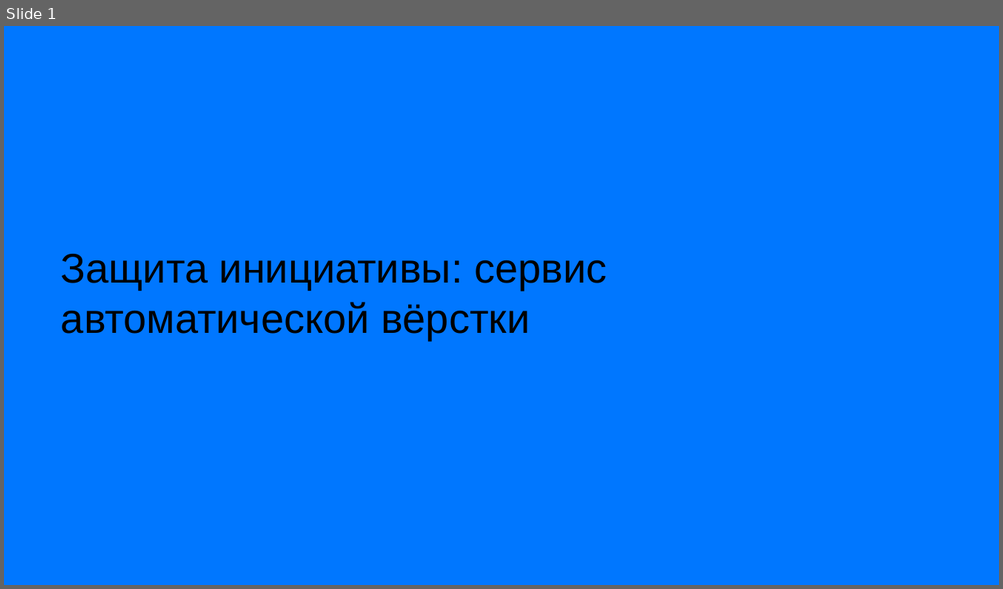
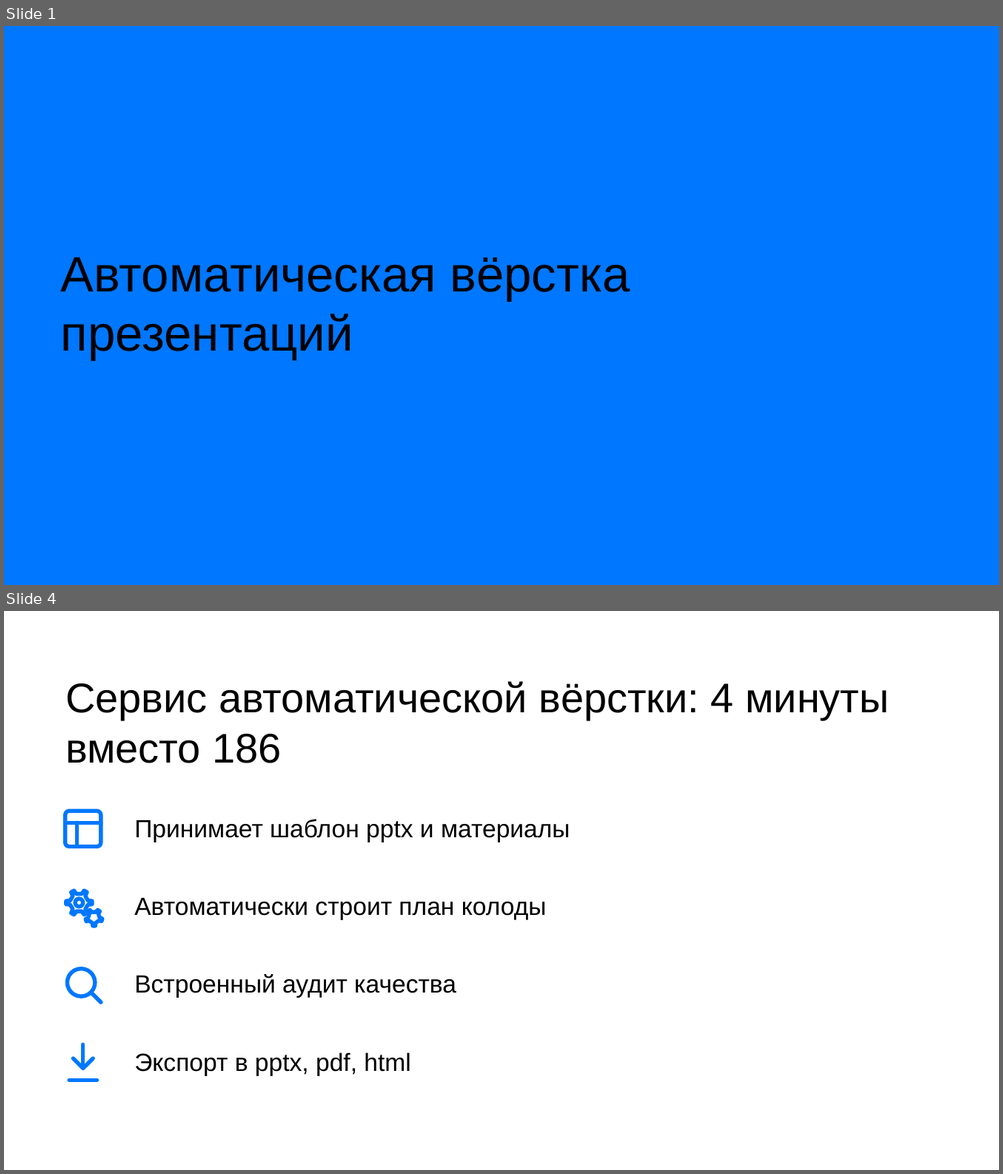
Before and after one commit to DiFoxenGit/-VKTechHackathon, a slide deck: samples/Шаблон_презентации_VK_Education__classic.pptx. Shown one above the other, each under a label of ours: slide 1 before the commit, slides 1 and 4 after it; the slides between them are not shown. The pictures are 1003x589 and 1003x1174 pixels, drawn with LibreOffice and Linux fonts; fonts in the diff are those of the drawing; background and template pictures are left out. Boxes give left, top, right and bottom in pixels: in the first picture for what was removed or moved away, otherwise in the second. Text is boxed around its words. In the diff, an @@ line names an element or a change of style, - is before the commit and + after.

```diff
--- a/samples/Шаблон_презентации_VK_Education__classic.pptx
+++ b/samples/Шаблон_презентации_VK_Education__classic.pptx
@@ slide 4 added at box(4, 611, 999, 1170), background #FFFFFF @@
@@ text added at box(65, 681, 888, 763), 40 pt, text #000000 @@
+Сервис автоматической вёрстки: 4 минуты вместо 186
@@ rounded rectangle added at box(65, 811, 101, 847), outline #0077FF 3.82 pt @@
@@ freeform shape added at box(65, 823, 101, 823), outline #0077FF 3.82 pt @@
@@ freeform shape added at box(77, 823, 77, 847), outline #0077FF 3.82 pt @@
@@ text added at box(134, 819, 570, 843), 24 pt, text #000000 @@
+Принимает шаблон pptx и материалы
@@ freeform shape added at box(66, 891, 92, 914), outline #0077FF 3.82 pt @@
@@ ellipse added at box(75, 899, 83, 907), outline #0077FF 3.82 pt @@
@@ text added at box(134, 898, 546, 920), 24 pt, text #000000 @@
+Автоматически строит план колоды
@@ freeform shape added at box(85, 910, 102, 926), outline #0077FF 3.82 pt @@
@@ ellipse added at box(68, 969, 95, 997), outline #0077FF 3.82 pt @@
@@ text added at box(134, 974, 456, 998), 24 pt, text #000000 @@
+Встроенный аудит качества
@@ freeform shape added at box(91, 993, 101, 1002), outline #0077FF 3.82 pt @@
@@ freeform shape added at box(83, 1045, 83, 1069), outline #0077FF 3.82 pt @@
@@ text added at box(134, 1053, 410, 1076), 24 pt, text #000000 @@
+Экспорт в pptx, pdf, html
@@ freeform shape added at box(74, 1059, 94, 1068), outline #0077FF 3.82 pt @@
@@ freeform shape added at box(69, 1080, 96, 1080), outline #0077FF 3.82 pt @@
@@ slide 1 changed as well @@
@@ text at box(61, 257, 630, 360): text changed; size 40 to 48 pt @@
-Защита инициативы: сервис автоматической вёрстки
+Автоматическая вёрстка презентаций
```
Also in this commit, not shown: 2 other slides changed, 8 other slides added, 9 slides removed, 21 other files.
